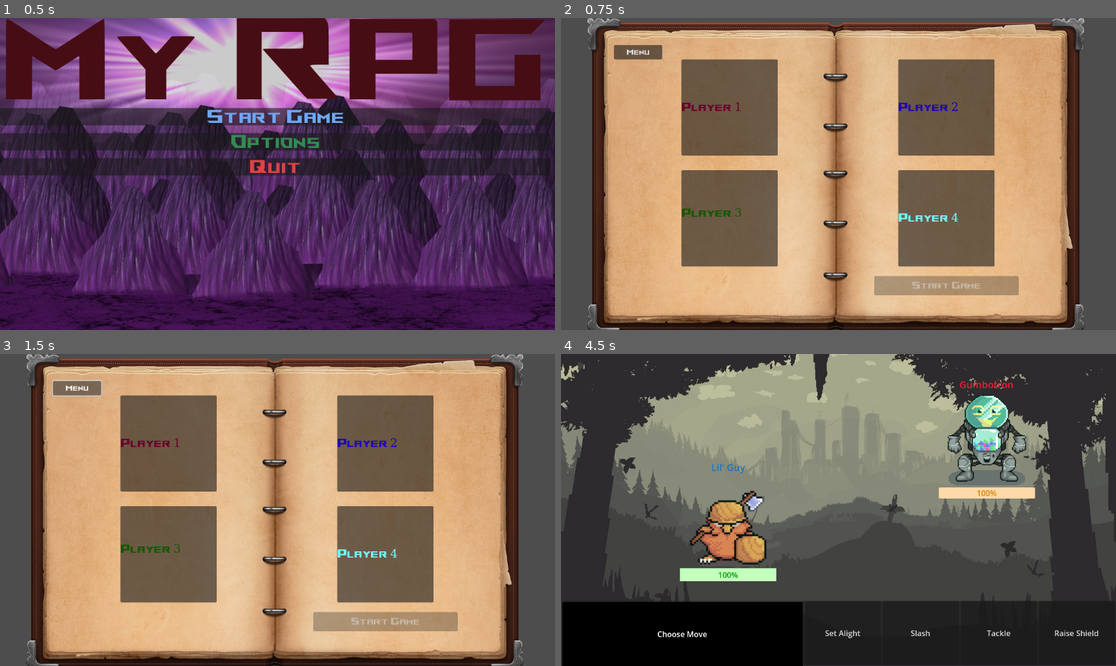
Above: before the commit, frames 1-4 (two rows, left to right).
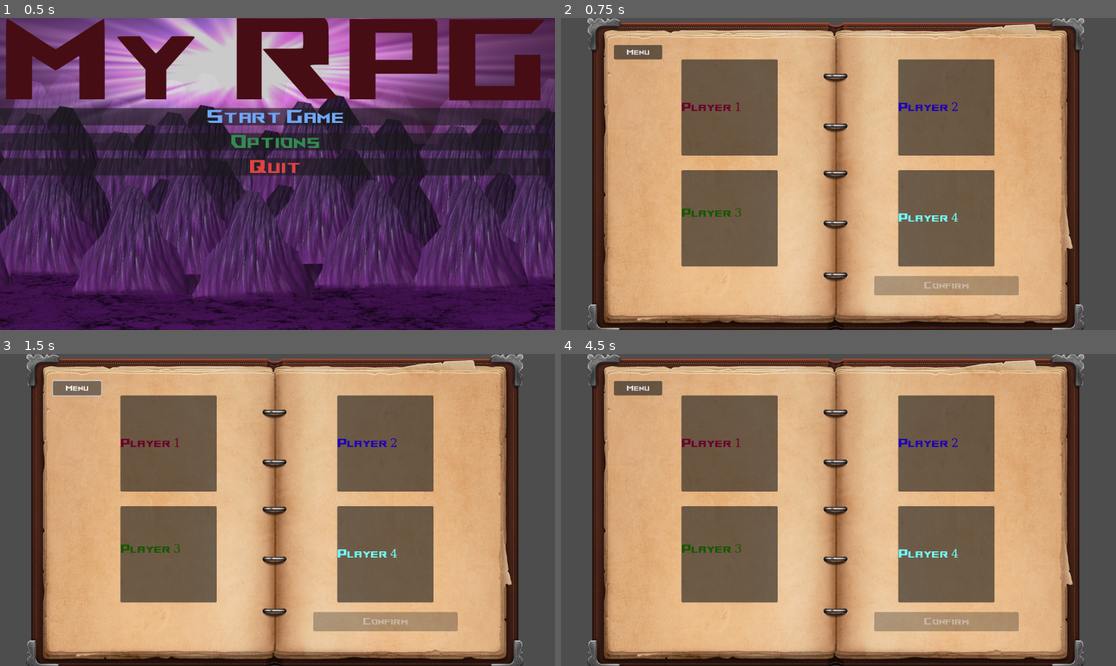
Above: after the commit, the same moments.

Repository: ajnaaa3/KTCE_RPGGame
Game: Godot game, scene res://scenes/menu.tscn
The game is run twice, just before and just after one commit, with the same random seed, the same clock (stepped at 60 frames per second) and the same inputs.
Inputs (mouse positions are in pixels of both pictures, inside the frame that each line leads up to):
- Up to frame 1 (0.5 s): no input
- Up to frame 2 (0.75 s): click "Start Game" at 0.5 s
- Up to frame 3 (1.5 s): click "Menu" at 1.25 s
- Up to frame 4 (4.5 s): move the mouse to (960, 494) at 2.02 s; click (960, 494) at 2.17 s; move the mouse to (727, 525) at 2.77 s; click (727, 525) at 2.92 s; click "Start Game" (after the commit: "Confirm") at 3.5 s; click (638, 588) at 4.25 s, where only the run after the commit has a clickable "Menu"

Frame 1 is identical in both runs. In frame 2, 0.1% of the frame differs, in the area x 63-76%, y 84-87%; in frame 3, 0.1%; in frame 4, 95%, in the area x 0-100%, y 0-100%.

Commit message:
Character select screen finished

Diff:
--- a/KTCE_RPGGame-main/scenes/ElementQuadrant.tscn
+++ b/KTCE_RPGGame-main/scenes/ElementQuadrant.tscn
@@ -14,7 +14,9 @@
 corner_radius_bottom_left = 6
 
 [node name="ElementQuadrant" type="Panel"]
-custom_minimum_size = Vector2(260, 300)
+custom_minimum_size = Vector2(350, 400)
+offset_right = 1143.0
+offset_bottom = 400.0
 theme_override_styles/panel = SubResource("StyleBoxFlat_j0qqp")
 script = ExtResource("1_j0qqp")
 element = 2
--- a/KTCE_RPGGame-main/scenes/GameSettings.gd
+++ b/KTCE_RPGGame-main/scenes/GameSettings.gd
@@ -1,8 +1,14 @@
 extends Node
+
+
 
 var music_enabled: bool = true
 var sfx_enabled: bool = true
 var game_mode: String = "Versus PC"
+
+var selected_player := -1
+var selected_character: Character = null
+
 
 func set_music(value: bool):
 	music_enabled = value
--- a/KTCE_RPGGame-main/scenes/SelectCharacterScreen.tscn
+++ b/KTCE_RPGGame-main/scenes/SelectCharacterScreen.tscn
@@ -1,17 +1,35 @@
-[gd_scene load_steps=4 format=3 uid="uid://6siy6ewckh4i"]
+[gd_scene load_steps=6 format=3 uid="uid://6siy6ewckh4i"]
 
 [ext_resource type="PackedScene" uid="uid://ctg0ufjxefgif" path="res://scenes/ElementQuadrant.tscn" id="1_esd2q"]
 [ext_resource type="Script" uid="uid://b72n36w7euaus" path="res://scenes/select_character_screen.gd" id="1_umkp2"]
 [ext_resource type="PackedScene" uid="uid://bo7a5tdy7m80b" path="res://scenes/CharacterSlot.tscn" id="3_umkp2"]
+[ext_resource type="Texture2D" uid="uid://dpkfk7j82hlsn" path="res://assets/images/JWDLx5AZBtI.jpg" id="4_v3587"]
+[ext_resource type="FontFile" uid="uid://c0mwbiarmijd8" path="res://AsusRog-Regular.ttf" id="5_jluvv"]
 
 [node name="SelectCharacterScreen" type="Control"]
 layout_mode = 3
 anchors_preset = 0
-offset_left = -24.0
-offset_top = 216.0
-offset_right = -24.0
-offset_bottom = 216.0
 script = ExtResource("1_umkp2")
+
+[node name="Background" type="Sprite2D" parent="."]
+z_index = -100
+position = Vector2(573, 307)
+texture = ExtResource("4_v3587")
+
+[node name="MenuButtonC" type="MarginContainer" parent="."]
+unique_name_in_owner = true
+layout_mode = 0
+offset_left = 110.0
+offset_top = 470.0
+offset_right = 210.0
+offset_bottom = 500.0
+mouse_filter = 2
+
+[node name="BackButton" type="Button" parent="MenuButtonC"]
+unique_name_in_owner = true
+layout_mode = 2
+theme_override_fonts/font = ExtResource("5_jluvv")
+text = "Menu"
 
 [node name="CenterContainer" type="CenterContainer" parent="."]
 layout_mode = 1
@@ -20,10 +38,10 @@
 anchor_top = 0.5
 anchor_right = 0.5
 anchor_bottom = 0.5
-offset_left = 376.0
+offset_left = 224.0
 offset_top = 32.0
-offset_right = 780.0
-offset_bottom = 471.0
+offset_right = 1034.0
+offset_bottom = 921.0
 grow_horizontal = 2
 grow_vertical = 2
 
@@ -34,8 +52,8 @@
 unique_name_in_owner = true
 layout_mode = 2
 size_flags_vertical = 3
-theme_override_constants/h_separation = 32
-theme_override_constants/v_separation = 32
+theme_override_constants/h_separation = 10
+theme_override_constants/v_separation = 10
 columns = 2
 
 [node name="ElementQuadrant" parent="CenterContainer/VBoxContainer/SlotsContainer" groups=["quadrants"] instance=ExtResource("1_esd2q")]
@@ -69,10 +87,13 @@
 size_flags_vertical = 3
 slot_scene = ExtResource("3_umkp2")
 
-[node name="Button" type="Button" parent="CenterContainer/VBoxContainer"]
-custom_minimum_size = Vector2(200, 75)
+[node name="StartButtonC" type="MarginContainer" parent="CenterContainer"]
+unique_name_in_owner = true
 layout_mode = 2
-size_flags_vertical = 2
-size_flags_stretch_ratio = 0.0
-disabled = true
-text = "Confirm"
+mouse_filter = 2
+
+[node name="StartGameButton" type="Button" parent="CenterContainer/StartButtonC"]
+unique_name_in_owner = true
+layout_mode = 2
+theme_override_fonts/font = ExtResource("5_jluvv")
+theme_override_font_sizes/font_size = 20
--- a/KTCE_RPGGame-main/scenes/battle.gd
+++ b/KTCE_RPGGame-main/scenes/battle.gd
@@ -2,6 +2,10 @@
 class_name Battle
 
 signal textbox_closed
+
+var player: Character
+var enemy: Character
+
 
 @export var selectedPlayer : Character
 @export var selectedEnemy : Character
@@ -37,15 +41,23 @@
 @onready var music_player : AudioStreamPlayer = $BGMPlayer
 @onready var soundfx_player : AudioStreamPlayer = $SoundFXPlayer
 
-@onready var player : Character = selectedPlayer.duplicate_deep(Resource.DEEP_DUPLICATE_NONE)
-@onready var enemy : Character = selectedEnemy.duplicate_deep(Resource.DEEP_DUPLICATE_NONE)
+#@onready var player : Character = selectedPlayer.duplicate_deep(Resource.DEEP_DUPLICATE_NONE)
+#@onready var enemy : Character = selectedEnemy.duplicate_deep(Resource.DEEP_DUPLICATE_NONE)
 
 @onready var player_sprite: CanvasItem = $PlayerContainer/Sprite
 @onready var enemy_sprite: CanvasItem = $EnemyContainer/Sprite
 
 
 func _ready() -> void:
-	randomize()
+
+	if GameSettings.selected_character != null:
+		selectedPlayer = GameSettings.selected_character
+		print("BATTLE USING:", selectedPlayer.name)
+	#randomize()
+
+		player = selectedPlayer.duplicate_deep(Resource.DEEP_DUPLICATE_NONE)
+	enemy = selectedEnemy.duplicate_deep(Resource.DEEP_DUPLICATE_NONE)
+
 
 	player.set_current_hp(player.max_hp)
 	enemy.set_current_hp(enemy.max_hp)
--- a/KTCE_RPGGame-main/scenes/characterScreen.gd
+++ b/KTCE_RPGGame-main/scenes/characterScreen.gd
@@ -106,14 +106,17 @@
 
 func _on_start_game_pressed() -> void:
 	if selected_char_index != -1:
-		print("Starting battle with Player " + str(selected_char_index + 1))
+		print("Player selected: Player " + str(selected_char_index + 1))
 		music_player.stop()
-		var battle_scene_path = "res://scenes/battle.tscn"
 
-		if ResourceLoader.exists(battle_scene_path):
-			get_tree().change_scene_to_file(battle_scene_path)
+		GameSettings.selected_player = selected_char_index + 1
+
+		var select_character_scene = "res://scenes/SelectCharacterScreen.tscn"
+		if ResourceLoader.exists(select_character_scene):
+			get_tree().change_scene_to_file(select_character_scene)
 		else:
-			print("FEHLER: battle.tscn wurde unter dem angegebenen Pfad nicht gefunden.")
+			print("FEHLER: SelectCharacterScreen.tscn nije pronađen.")
+
 
 
 # WICHTIG: Dies ist die Funktion, die der BackButton auslösen soll.
--- a/KTCE_RPGGame-main/scenes/characterScreen.tscn
+++ b/KTCE_RPGGame-main/scenes/characterScreen.tscn
@@ -139,4 +139,4 @@
 layout_mode = 2
 theme_override_fonts/font = ExtResource("4_5aaxr")
 theme_override_font_sizes/font_size = 20
-text = "Start Game"
+text = "Confirm"
--- a/KTCE_RPGGame-main/scenes/select_character_screen.gd
+++ b/KTCE_RPGGame-main/scenes/select_character_screen.gd
@@ -1,15 +1,24 @@
 extends Control
 
-@onready var confirm_button: Button = $CenterContainer/VBoxContainer/Button
+@onready var confirm_button: Button = %StartGameButton
+@onready var menu_button: Button = %BackButton
 
 var selected_slot: CharacterSlot = null
 var slot_group := ButtonGroup.new()
 
 
 func _ready() -> void:
+
+
 	confirm_button.disabled = true
+	confirm_button.pressed.connect(_on_confirm_pressed)
 	confirm_button.text = "Select a character"
 	confirm_button.modulate = Color(1, 1, 1, 0.5)
+
+	menu_button.pressed.connect(_on_menu_pressed)
+
+
+
 
 	for q in get_tree().get_nodes_in_group("quadrants"):
 		q.slot_selected.connect(_on_slot_selected)
@@ -38,11 +47,14 @@
 	slot.add_theme_stylebox_override("pressed", style)
 
 	confirm_button.disabled = false
-	confirm_button.text = "Confirm Selection"
+	confirm_button.text = "Start Game"
 	confirm_button.modulate = Color(1, 1, 1, 1)
 
 
+func _on_confirm_pressed() -> void:
+	GameSettings.selected_character = selected_slot.character
+	print("SELECTED CHARACTER:", GameSettings.selected_character.name)
+	get_tree().change_scene_to_file("res://scenes/battle.tscn")
 
-func _on_confirm_pressed() -> void:
-	if selected_slot:
-		print(selected_slot.character.name)
+func _on_menu_pressed() -> void:
+	get_tree().change_scene_to_file("res://scenes/characterScreen.tscn")
